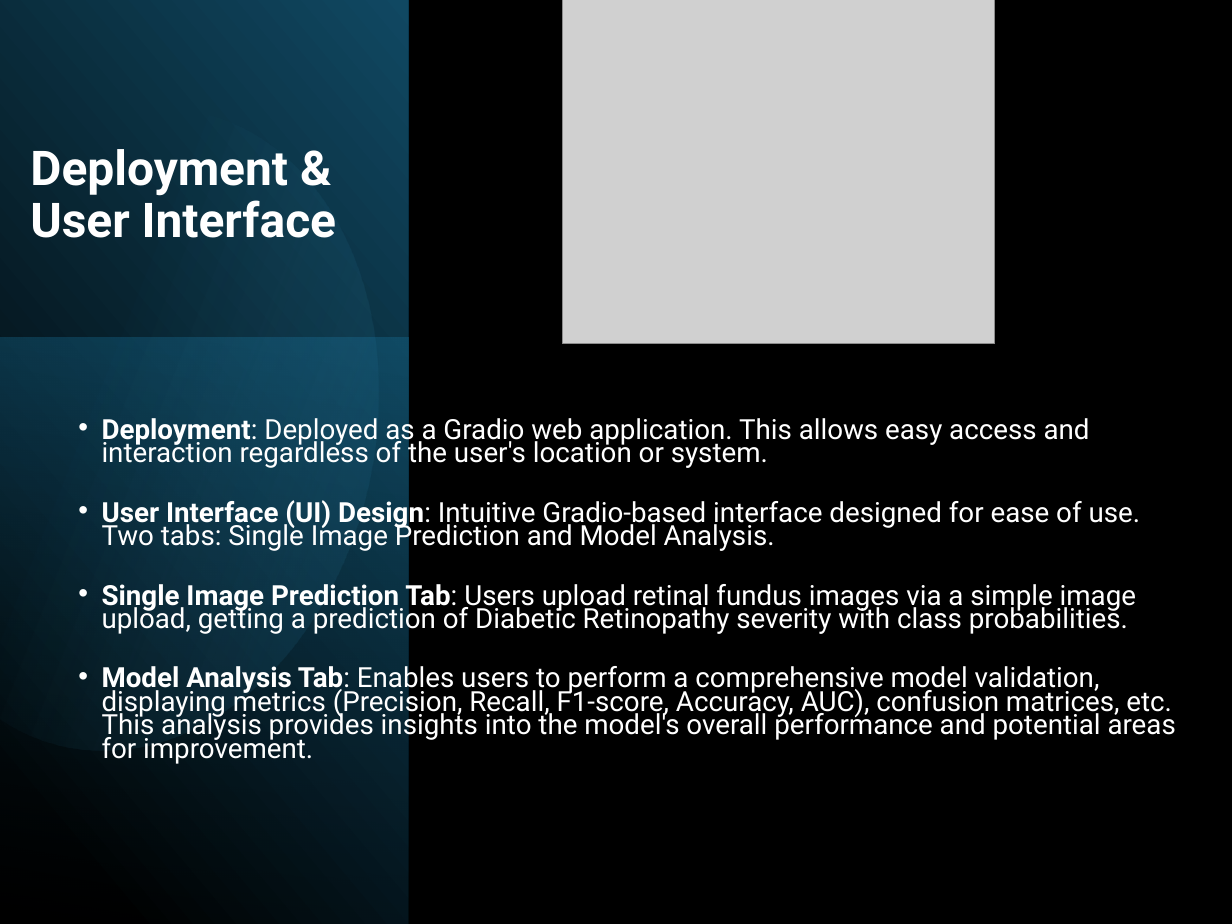
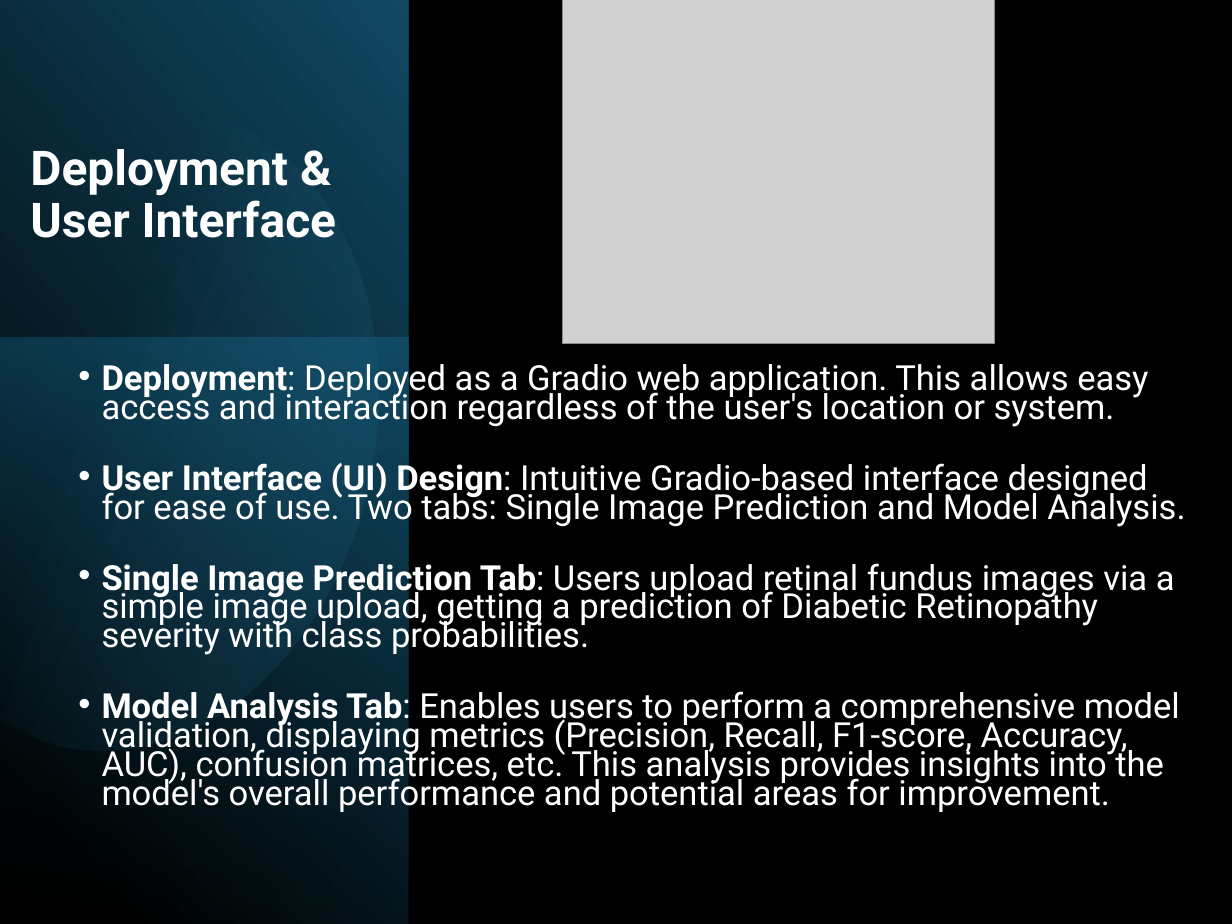
Before and after one commit to lmanov1/DL_DiabeticRetinopathyStagePrediction, a slide deck: slide 18 of presentation/DLStagePredictPresentation.pptx. Drawn at 1232x924 pixels with LibreOffice and Linux fonts; fonts in the diff are those of the drawing; grey boxes stand for pictures. Boxes give left, top, right and bottom in pixels: in the first picture for what was removed or moved away, otherwise in the second. Text is boxed around its words. In the diff, an @@ line names an element or a change of style, - is before the commit and + after.

```diff
--- a/presentation/DLStagePredictPresentation.pptx
+++ b/presentation/DLStagePredictPresentation.pptx
@@ text "Deployment: Deployed as a Gradio ..." at [102,358,1185,812]: size 16.2 to 20.1 pt @@
```
Also in this commit, not shown: 4 other slides changed, 3 slides added, 2 other files.
